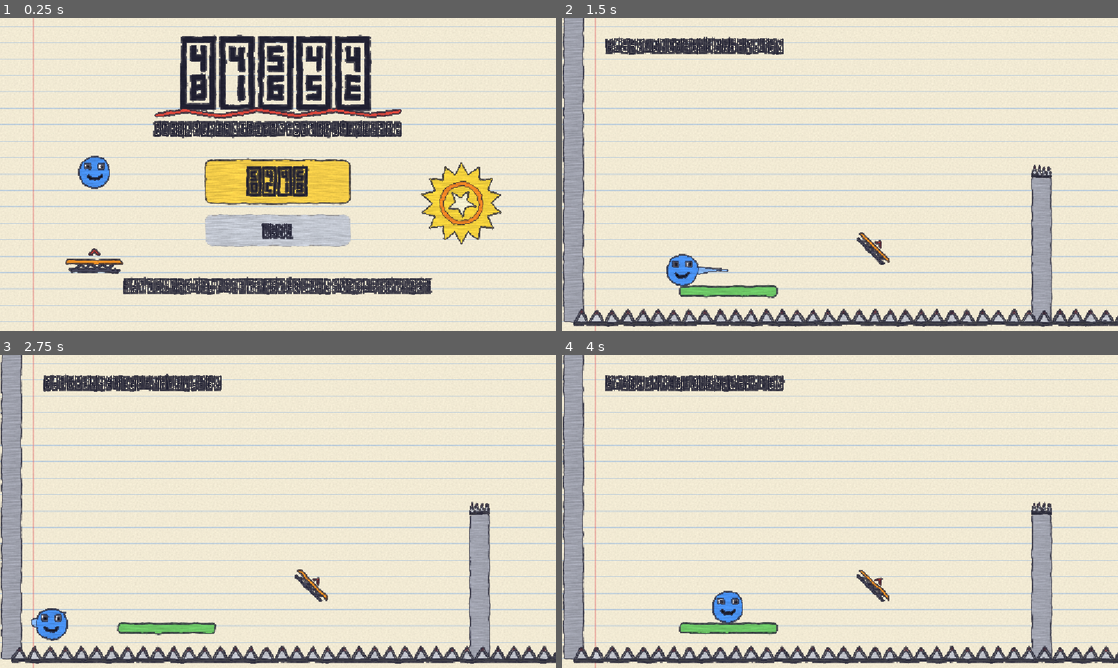
Above: before the commit, frames 1-4 (two rows, left to right).
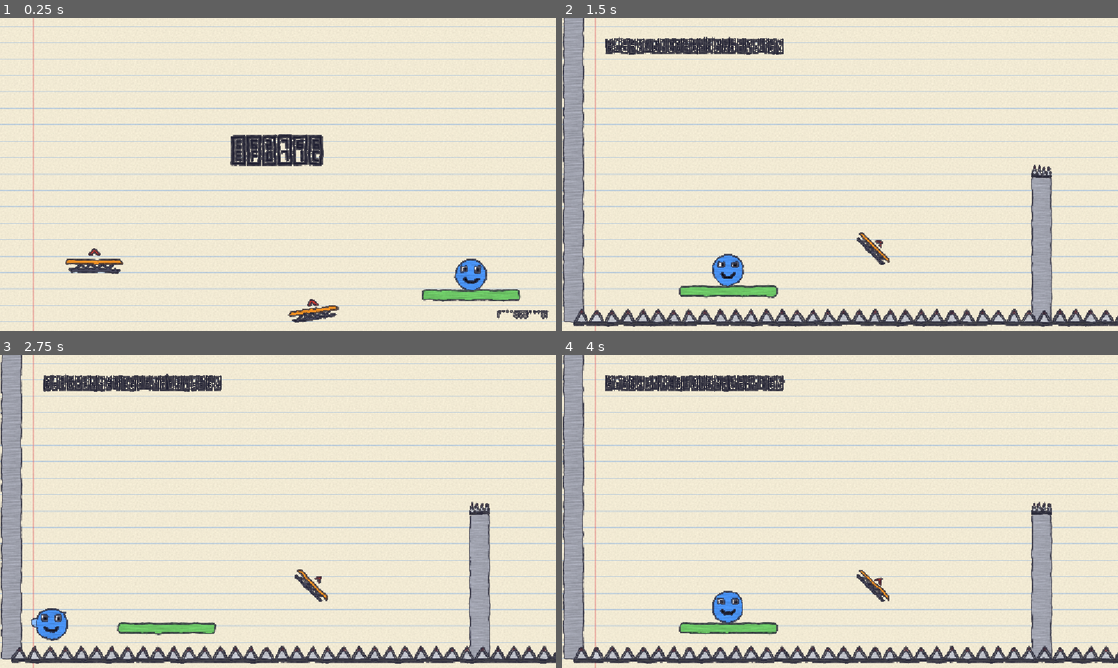
Above: after the commit, the same moments.

Repository: orbitwebsites-cloud/haven
Game: Godot game, scene res://start_screen.tscn
Same seed, same stepped clock (60 frames per second), same inputs: the game is played once before the commit and once after it.
Inputs (mouse positions are in pixels of both pictures, inside the frame that each line leads up to):
- Up to frame 1 (0.25 s): no input
- Up to frame 2 (1.5 s): click (840, 180) at 0.5 s, where only the run before the commit has a clickable "PLAY"; click (840, 180) at 1.25 s, where only the run after the commit has a clickable "PLAY"
- Up to frame 3 (2.75 s): tap Enter at 2 s; move the mouse to (400, 495) at 2.02 s; click (400, 495) at 2.17 s
- Up to frame 4 (4 s): move the mouse to (728, 527) at 2.77 s; click (728, 527) at 2.92 s; move the mouse to (895, 442) at 3.52 s; click (895, 442) at 3.67 s

The runs differ from the first frame. In frame 1, 23% of the frame differs, in the area x 14-99%, y 5-98%; in frame 2, 1.0%; in frame 3, less than 0.1%; in frame 4, nothing differs.

Commit message:
Add a skippable intro to the start screen

Diff:
--- a/start_screen.gd
+++ b/start_screen.gd
@@ -1,31 +1,149 @@
 extends Control
 
-# first thing u see. hit play (or just press enter) to start the run
+# first thing u see. a lil intro plays (any click or key skips it), then hit play or press enter
 
+# intro spots, measured from the middle of the screen
+const START := Vector2(400, 208)  # sitting on the launcher
+const PAD_HIT := Vector2(68, 246)  # where he smacks the intro pad
+const TITLE_SPOT := Vector2(0, -210)  # dead centre of the title
+
+var intro: Tween
+
+@onready var center: Control = $Center
 @onready var title: Label = $Center/Title
-@onready var mascot: Node2D = $Center/Mascot
-@onready var pad = $Center/Pad
+@onready var underline: Line2D = $Center/Underline
+@onready var tagline: Label = $Center/Tagline
+@onready var buttons: VBoxContainer = $Center/Buttons
 @onready var play_button: Button = $Center/Buttons/Play
 @onready var quit_button: Button = $Center/Buttons/Quit
+@onready var hint: Label = $Center/Hint
+@onready var pad = $Center/Pad
+@onready var mascot: Node2D = $Center/Mascot
+@onready var trail = $Center/Mascot/Trail
+@onready var goal: Node2D = $Center/Goal
+@onready var props: Node2D = $Center/Intro
+@onready var intro_pad = $Center/Intro/IntroPad
+@onready var aim_line: Line2D = $Center/Intro/AimLine
+@onready var story: Label = $Center/Intro/Story
+
+# where stuff ends up on the menu, saved before the intro moves it all around
+@onready var hop_spot: Vector2 = mascot.position
+@onready var underline_points: PackedVector2Array = underline.points
 
 
 func _ready() -> void:
 	play_button.pressed.connect(_on_play_pressed)
 	quit_button.pressed.connect(_on_quit_pressed)
-	# focus on play so enter works straight away
-	play_button.grab_focus()
-
-	# lil guy hops on the pad forever, just vibing
-	var floor_y := mascot.position.y
-	var hop := create_tween().set_loops()
-	hop.tween_property(mascot, "position:y", floor_y - 170.0, 0.45).set_trans(Tween.TRANS_QUAD).set_ease(Tween.EASE_OUT)
-	hop.tween_property(mascot, "position:y", floor_y, 0.45).set_trans(Tween.TRANS_QUAD).set_ease(Tween.EASE_IN)
-	hop.tween_callback(pad.boing)
 
 	# title rocks side to side a bit so the screen isn't dead
 	var rock := create_tween().set_loops().set_trans(Tween.TRANS_SINE)
 	rock.tween_property(title, "rotation", 0.04, 1.2)
 	rock.tween_property(title, "rotation", -0.04, 1.2)
+
+	play_intro()
+
+
+func _input(event: InputEvent) -> void:
+	# any click or key = skip. it just fast forwards the intro to the end
+	if intro.is_running() and event.is_pressed() and (event is InputEventMouseButton or event is InputEventKey):
+		intro.custom_step(60.0)
+		# eat the press so it doesn't smack the play button too
+		get_viewport().set_input_as_handled()
+
+
+func play_intro() -> void:
+	# stash the menu, the intro brings it all back
+	title.scale = Vector2.ZERO
+	underline.clear_points()
+	tagline.visible_ratio = 0.0
+	buttons.hide()
+	hint.hide()
+	goal.hide()
+	mascot.position = START
+	aim_line.scale = Vector2.ZERO
+
+	intro = create_tween()
+	say("no walking.")
+	say("no second tries.")
+	say("one shot.")
+
+	# pull it baaack
+	intro.tween_property(aim_line, "scale", Vector2.ONE, 0.5)
+	intro.parallel().tween_property(mascot, "scale", Vector2(1.2, 0.8), 0.5)
+	intro.tween_interval(0.2)
+
+	# yeet. off the pad and straight up into the title
+	intro.tween_callback(launch)
+	fly(START, PAD_HIT, 60.0, 0.4)
+	intro.tween_callback(intro_pad.boing)
+	fly(PAD_HIT, TITLE_SPOT, 0.0, 0.3)
+
+	# BONK. title pops out, the page shakes, and the lil guy gets sent over to his pad
+	intro.tween_property(title, "scale", Vector2.ONE, 0.55).set_trans(Tween.TRANS_ELASTIC).set_ease(Tween.EASE_OUT)
+	intro.parallel().tween_method(shake, 1.0, 0.0, 0.4)
+	intro.parallel()
+	fly(TITLE_SPOT, hop_spot, 50.0, 0.55)
+	intro.tween_callback(start_hopping)
+
+	# rest of the menu shows up
+	intro.tween_method(draw_underline, 0, underline_points.size(), 0.3)
+	intro.tween_property(tagline, "visible_ratio", 1.0, 0.7)
+	intro.tween_property(props, "modulate:a", 0.0, 0.3)
+	intro.tween_callback(show_menu)
+	intro.tween_property(buttons, "scale", Vector2.ONE, 0.3).from(Vector2.ZERO).set_trans(Tween.TRANS_BACK).set_ease(Tween.EASE_OUT)
+	intro.parallel().tween_property(goal, "scale", goal.scale, 0.3).from(goal.scale * 0.2).set_trans(Tween.TRANS_BACK).set_ease(Tween.EASE_OUT)
+
+
+# scribbles a line onto the page, then leaves it up for a sec
+func say(line: String) -> void:
+	intro.tween_callback(story.set_text.bind(line))
+	intro.tween_property(story, "visible_ratio", 1.0, line.length() * 0.04).from(0.0)
+	intro.tween_interval(0.45)
+
+
+# chucks the mascot from one spot to another. arc = how high the throw loops
+func fly(from: Vector2, to: Vector2, arc: float, time: float) -> void:
+	intro.tween_method(move_on_arc.bind(from, to, arc), 0.0, 1.0, time)
+
+
+func move_on_arc(t: float, from: Vector2, to: Vector2, arc: float) -> void:
+	mascot.position = from.lerp(to, t) + Vector2.UP * arc * 4.0 * t * (1.0 - t)
+
+
+func launch() -> void:
+	story.hide()
+	aim_line.hide()
+	mascot.scale = Vector2.ONE
+	trail.active = true
+
+
+# rattles the whole page. amount goes from 1 down to 0 so it settles
+func shake(amount: float) -> void:
+	center.rotation = randf_range(-0.04, 0.04) * amount
+
+
+# the squiggle under the title gets drawn in a bit at a time
+func draw_underline(count: int) -> void:
+	underline.points = underline_points.slice(0, count)
+
+
+# lil guy hops on the pad forever, just vibing
+func start_hopping() -> void:
+	trail.active = false
+	pad.boing()
+	var hop := create_tween().set_loops()
+	hop.tween_property(mascot, "position:y", hop_spot.y - 170.0, 0.45).set_trans(Tween.TRANS_QUAD).set_ease(Tween.EASE_OUT)
+	hop.tween_property(mascot, "position:y", hop_spot.y, 0.45).set_trans(Tween.TRANS_QUAD).set_ease(Tween.EASE_IN)
+	hop.tween_callback(pad.boing)
+
+
+func show_menu() -> void:
+	props.hide()
+	buttons.show()
+	hint.show()
+	goal.show()
+	# focus on play so enter works straight away
+	play_button.grab_focus()
 
 
 func _on_play_pressed() -> void:
--- a/start_screen.tscn
+++ b/start_screen.tscn
@@ -4,6 +4,8 @@
 [ext_resource type="PackedScene" path="res://background.tscn" id="bg"]
 [ext_resource type="PackedScene" path="res://bounce_pad.tscn" id="pad"]
 [ext_resource type="PackedScene" path="res://goal.tscn" id="goal"]
+[ext_resource type="PackedScene" path="res://trail.tscn" id="trail"]
+[ext_resource type="StyleBoxFlat" path="res://platform_style.tres" id="platform_style"]
 
 [sub_resource type="StyleBoxFlat" id="StyleBoxFlat_play"]
 bg_color = Color(1, 0.84, 0.3, 1)
@@ -95,6 +97,7 @@
 offset_top = -30.0
 offset_right = 150.0
 offset_bottom = 160.0
+pivot_offset = Vector2(150, 95)
 theme_override_constants/separation = 24
 
 [node name="Play" type="Button" parent="Center/Buttons"]
@@ -136,12 +139,57 @@
 text = "drag the mouse back and let go to launch"
 horizontal_alignment = 1
 
+[node name="Intro" type="Node2D" parent="Center"]
+
+[node name="Launcher" type="Panel" parent="Center/Intro"]
+offset_left = 300.0
+offset_top = 240.0
+offset_right = 500.0
+offset_bottom = 260.0
+mouse_filter = 2
+theme_override_styles/panel = ExtResource("platform_style")
+
+[node name="IntroPad" parent="Center/Intro" instance=ExtResource("pad")]
+position = Vector2(75, 290)
+rotation = -0.15
+scale = Vector2(1.2, 1.2)
+
+[node name="AimLine" type="Line2D" parent="Center/Intro"]
+position = Vector2(400, 208)
+points = PackedVector2Array(0, 0, -120, -72)
+width = 6.0
+default_color = Color(1, 0.3, 0.3, 1)
+begin_cap_mode = 2
+end_cap_mode = 2
+
+[node name="Story" type="Label" parent="Center/Intro"]
+offset_left = -400.0
+offset_top = -90.0
+offset_right = 400.0
+offset_bottom = -10.0
+theme_override_colors/font_color = Color(0.13, 0.13, 0.2, 1)
+theme_override_font_sizes/font_size = 56
+horizontal_alignment = 1
+vertical_alignment = 1
+
+[node name="SkipHint" type="Label" parent="Center/Intro"]
+offset_left = 330.0
+offset_top = 282.0
+offset_right = 560.0
+offset_bottom = 312.0
+theme_override_colors/font_color = Color(0.13, 0.13, 0.2, 0.5)
+theme_override_font_sizes/font_size = 20
+text = "click to skip"
+horizontal_alignment = 2
+
 [node name="Pad" parent="Center" instance=ExtResource("pad")]
 position = Vector2(-380, 190)
 scale = Vector2(1.4, 1.4)
 
 [node name="Mascot" type="Node2D" parent="Center"]
 position = Vector2(-380, 132)
+
+[node name="Trail" parent="Center/Mascot" instance=ExtResource("trail")]
 
 [node name="Body" type="Polygon2D" parent="Center/Mascot"]
 color = Color(0.3, 0.6, 1, 1)
Not shown, changed: CONVENTIONS.md
